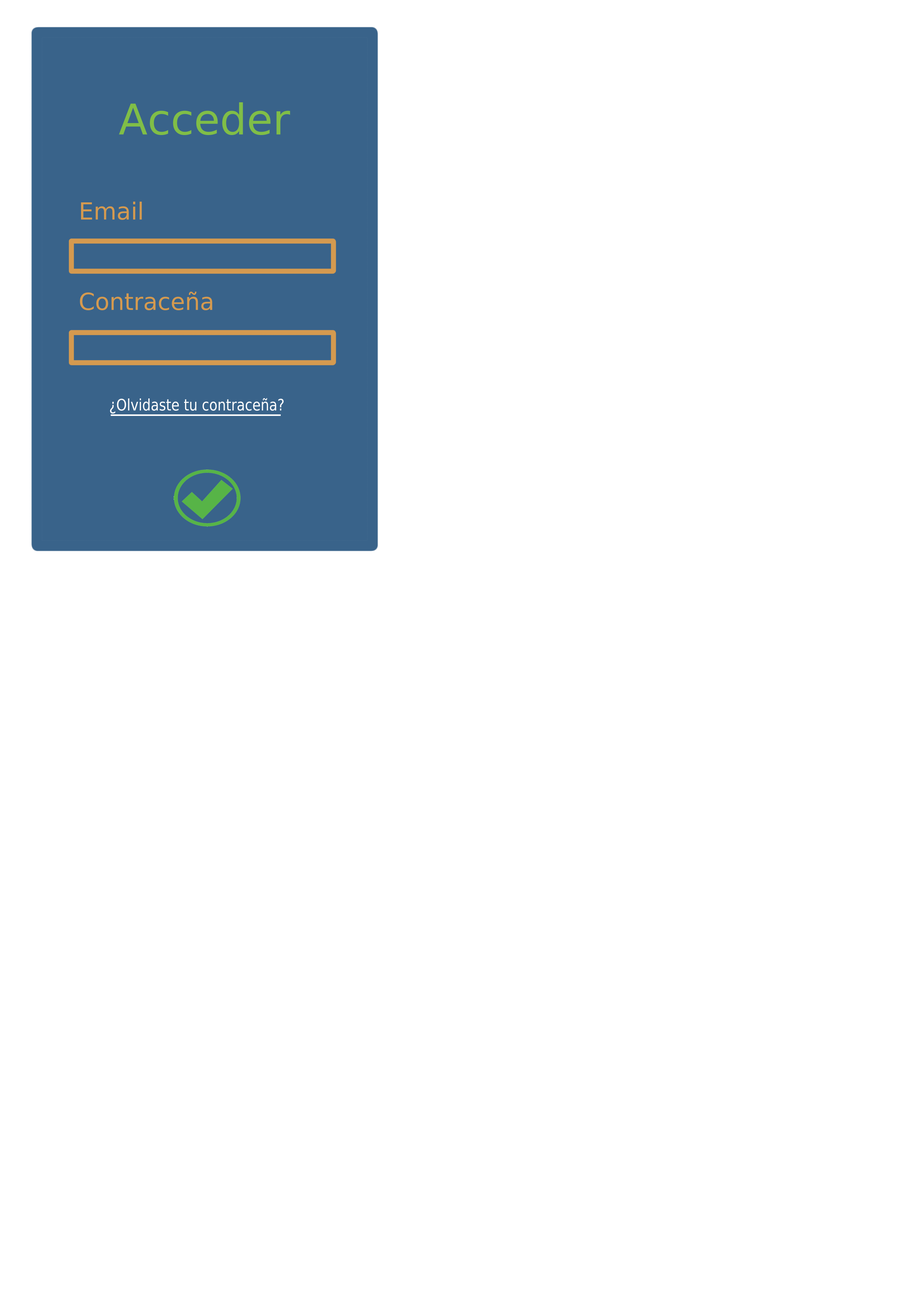
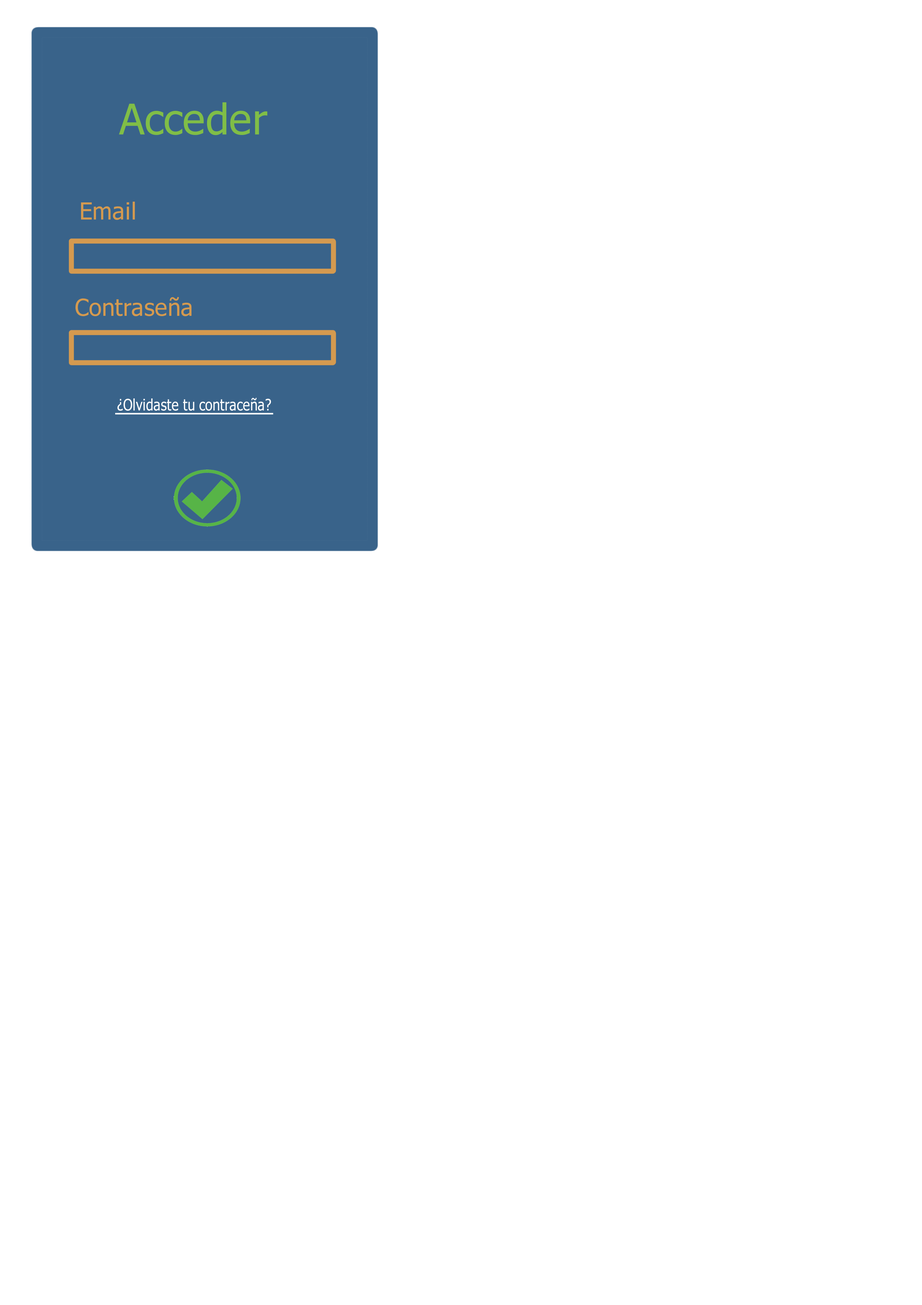
The second 922×1305 image is a revision of the first. Changes to its layers:
painted on "Layer 1" over <box>75,102,291,417</box>
